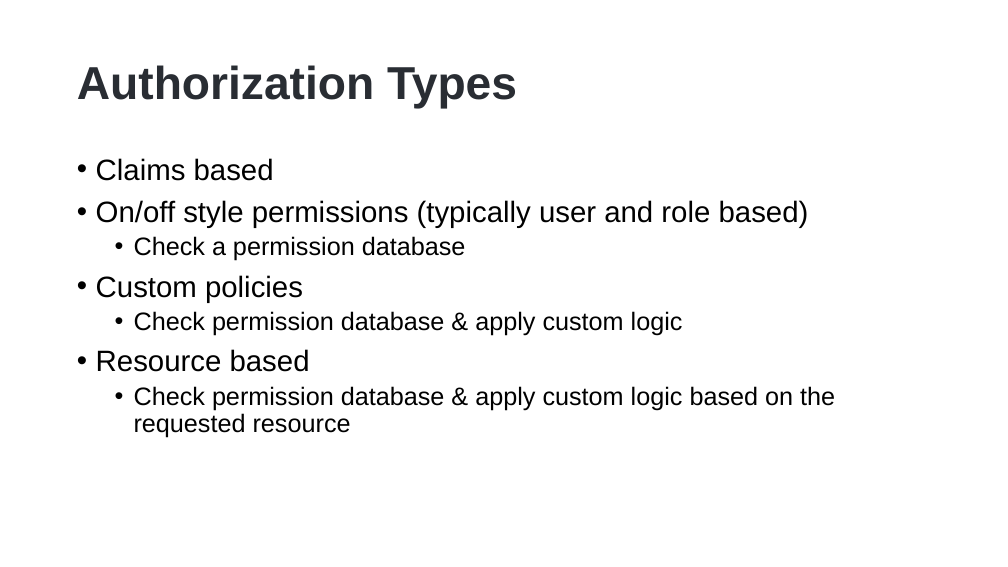
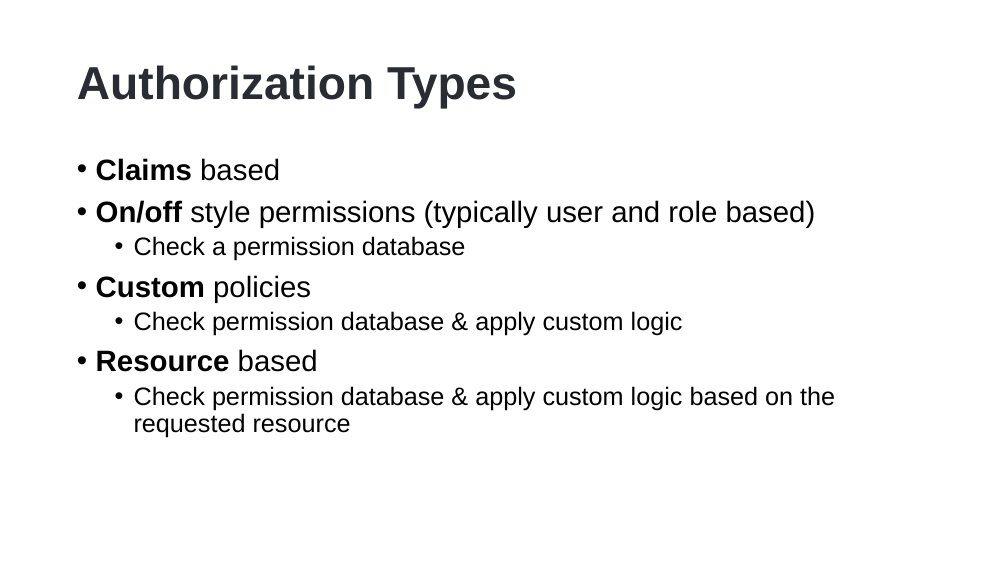
Before and after one commit to hikalkan/presentations, a slide deck: slide 6 of 2022-10-15 Authorization-In-Distributed-Systems/Authorization-In-Distributed-Systems.pptx. Drawn at 1008x567 pixels with LibreOffice and Linux fonts; fonts in the diff are those of the drawing; background and template pictures are left out. Boxes give left, top, right and bottom in pixels: in the first picture for what was removed or moved away, otherwise in the second. Text is boxed around its words. In the diff, an @@ line names an element or a change of style, - is before the commit and + after.

```diff
--- a/2022-10-15 Authorization-In-Distributed-Systems/Authorization-In-Distributed-Systems.pptx
+++ b/2022-10-15 Authorization-In-Distributed-Systems/Authorization-In-Distributed-Systems.pptx
@@ text at (96, 158, 816, 372): bold on in "Claims", "On/off", "Custom", "Resource" @@
```
Also in this commit, not shown: 1 other slide changed, 4 slides added.
